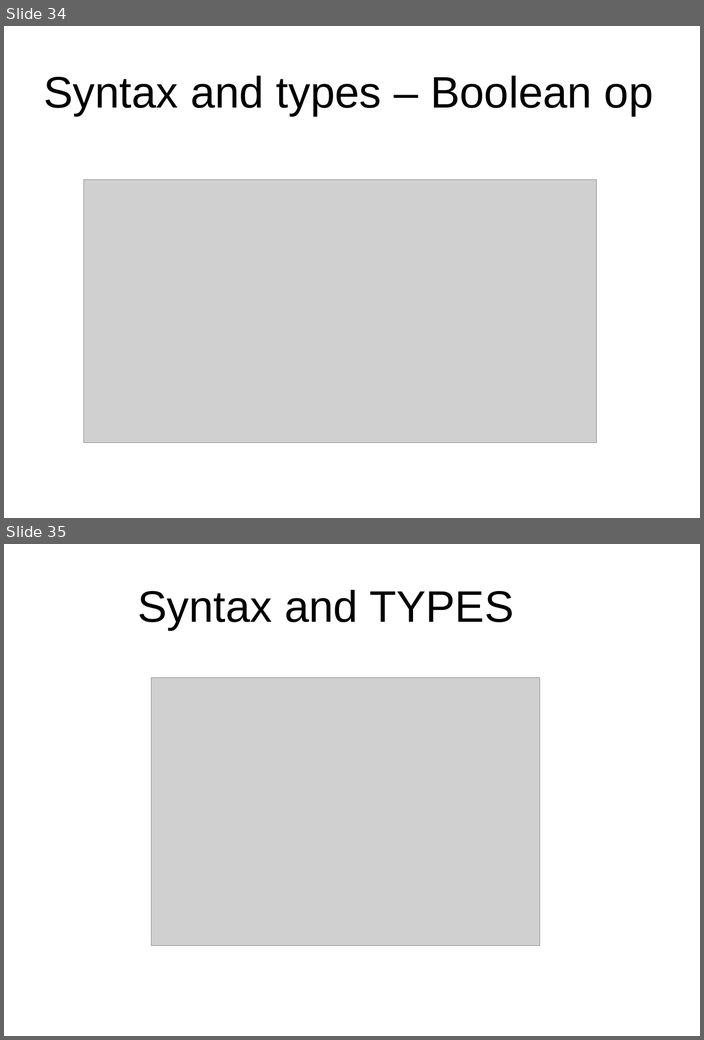
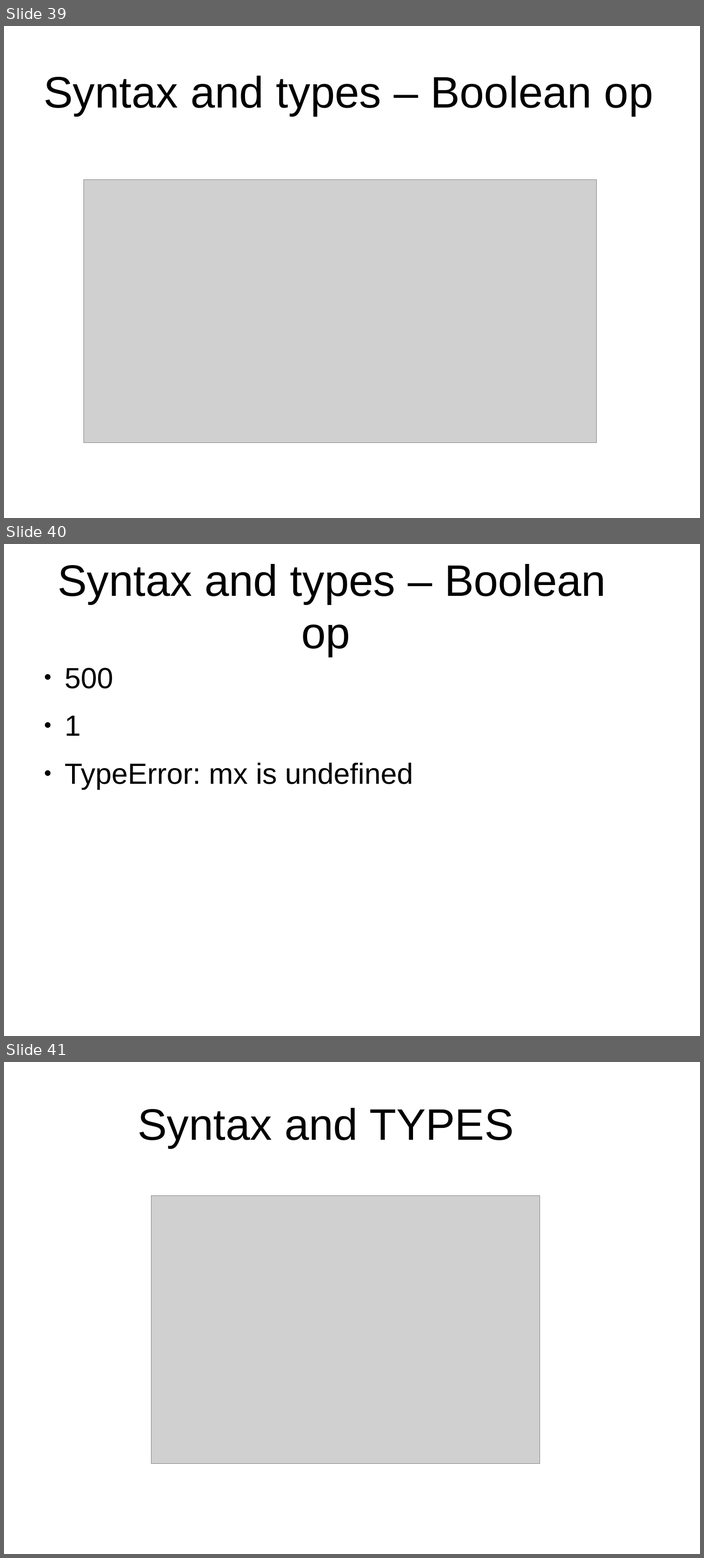
Before and after one commit to peterborkuti/other, a slide deck: JavaScriptBasics/jsbasics-slide.odp. Shown one above the other, each under a label of ours: slides 34 and 35 before the commit, slides 39, 40 and 41 after it. The pictures are 704x1040 and 704x1558 pixels, drawn with LibreOffice and Linux fonts; fonts in the diff are those of the drawing; grey boxes stand for pictures; background and template pictures are left out. Boxes give left, top, right and bottom in pixels: in the first picture for what was removed or moved away, otherwise in the second. Text is boxed around its words. In the diff, an @@ line names an element or a change of style, - is before the commit and + after.

```diff
--- a/JavaScriptBasics/jsbasics-slide.odp
+++ b/JavaScriptBasics/jsbasics-slide.odp
@@ slide 40 added at [4,544,700,1036], background #FFFFFF @@
@@ title added at [57,564,606,656], 53.3 pt, text #000000 @@
+Syntax and types – Boolean op
@@ text added at [65,668,413,789], 35.3 pt, text #000000 @@
+● 500
+● 1
+● TypeError: mx is undefined
@@ what was slide 34 is now slide 39 @@
@@ what was slide 35 is now slide 41 @@
```
Also in this commit, not shown: 8 slides changed, 11 other slides added, 2 other files.
